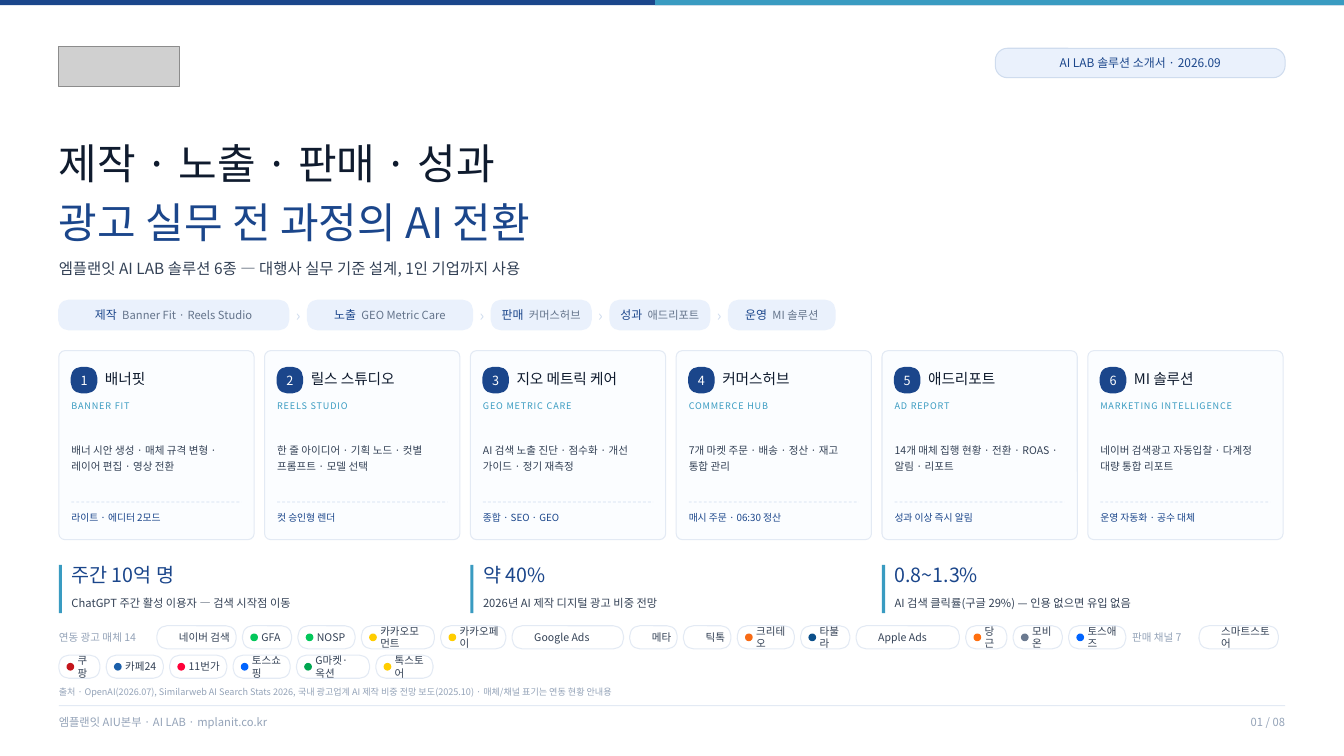
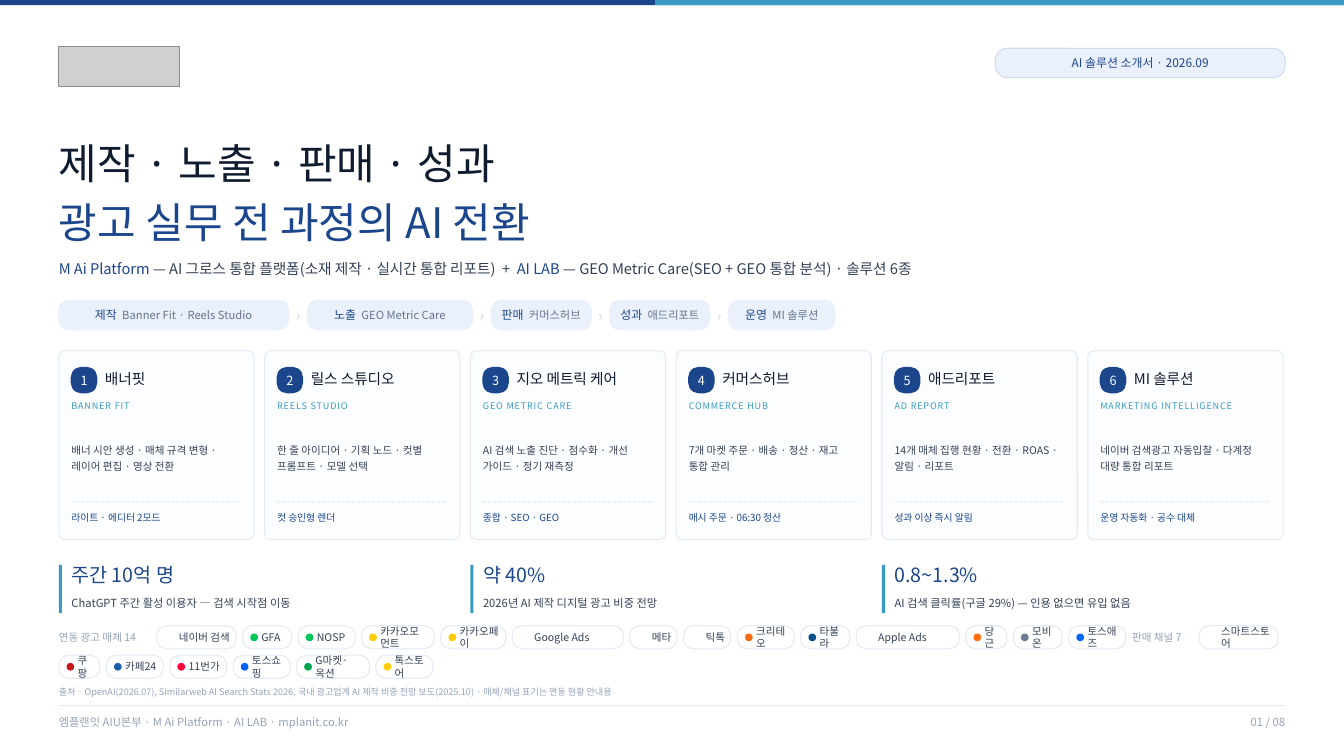
Before and after one commit to raniara7-byte/mplanit, a slide deck: slide 1 of ai-solution/mplanit-ai-solution.pptx. Drawn at 1344x756 pixels with LibreOffice and Linux fonts; fonts in the diff are those of the drawing; grey boxes stand for pictures; background and template pictures are left out. Boxes give left, top, right and bottom in pixels: in the first picture for what was removed or moved away, otherwise in the second. Text is boxed around its words. In the diff, an @@ line names an element or a change of style, - is before the commit and + after.

```diff
--- a/ai-solution/mplanit-ai-solution.pptx
+++ b/ai-solution/mplanit-ai-solution.pptx
@@ text at (x1=1072, y1=57, x2=1209, y2=68): text changed @@
-AI LAB 솔루션 소개서 · 2026.09
+AI 솔루션 소개서 · 2026.09
@@ text at (x1=59, y1=261, x2=912, y2=277): text changed; size 11 to 10.5 pt @@
-엠플랜잇 AI LAB 솔루션 6종 — 대행사 실무 기준 설계, 1인 기업까지 사용
+M Ai Platform — AI 그로스 통합 플랫폼(소재 제작 · 실시간 통합 리포트) + AI LAB — GEO Metric Care(SEO + GEO 통합 분석) · 솔루션 6종
@@ text at (x1=59, y1=717, x2=348, y2=729): text changed @@
-엠플랜잇 AIU본부 · AI LAB · mplanit.co.kr
+엠플랜잇 AIU본부 · M Ai Platform · AI LAB · mplanit.co.kr
```
Also in this commit, not shown: 7 other slides changed, 4 other files.
